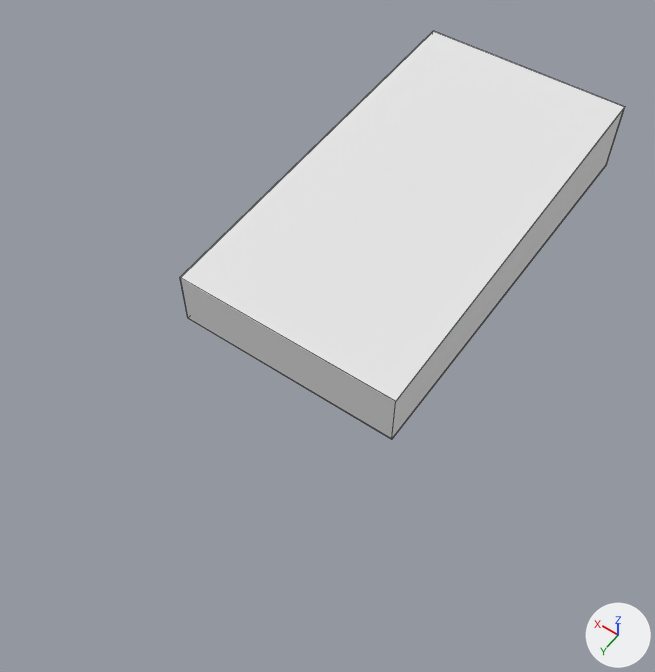
A saved change to the OBJ model GGJ16/Assets/Models/room.obj.
The view is the same before and after, from a 50 mm camera at (-32.3, 60.8, 69.9) aimed at (-1.4, 17.5, 1.9). The axes (+X, +Y, +Z) are drawn at lower right. The lights are the same throughout. Mesh edges are drawn as thin lines. Where no turn or scale is listed for an object, it has been applied to the vertices.

In view in the first picture: 'Cube_Cube.001'.
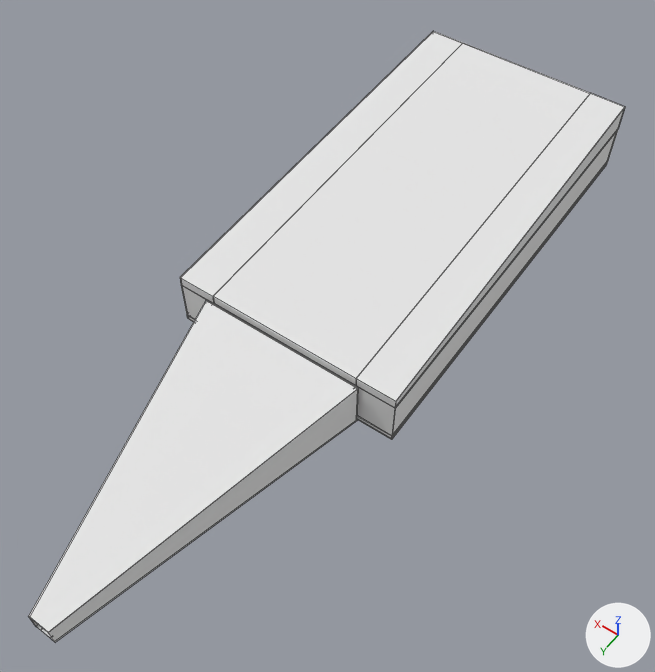
What differs and where, as boxes (x1, y1, x2, y2) in the pictures (655 x 672 px):
'Cube_Cube.001', reshaped (34% wider, 49% taller): before (180, 31, 625, 440); after (29, 31, 625, 642)

The change in detail:
me_cube_cube_001 is used by ob_cube_cube_001; location (0.0, 0.0, 0.0).
me_cube_cube_001 had 16 vertices, 12 faces and spanned x -12.1..12.1, y -22.6..22.6, z -0.1..8.1.
me_cube_cube_001 now has 92 vertices, 90 faces and spans x -12.1..12.1, y -22.6..53.0, z -0.1..8.1.
Part 1, on me_cube_cube_001:
12 faces are deleted.
36 vertices are added at x -8.6..8.6, y -22.6..53.0, z -0.1..8.1.
6 new vertices lie (0.0, 0.0, 0.5) away from vertices in x -12.0..12.0, y -22.5..22.5, z 0.0.
6 new vertices lie (-4.0, 0.0, 0.0) away from vertices in x 12.0, y -22.5..22.5, z 0.0..8.0.
8 new vertices lie (0.0, 0.0, 4.5) away from vertices in x -12.0..12.0, y -22.5..22.5, z 0.5.
6 new vertices lie (0.0, 0.0, 0.6) away from vertices in x -12.1..12.1, y -22.6..22.6, z -0.1.
6 new vertices lie (-4.1, 0.0, 0.0) away from vertices in x 12.1, y -22.6..22.6, z -0.1..8.1.
8 new vertices lie (0.0, 0.0, 4.5) away from vertices in x -12.1..12.1, y -22.6..22.6, z 0.5.
90 new faces join them.
